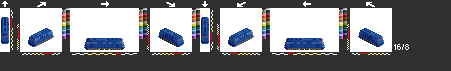
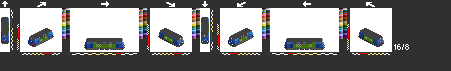
The second 451x71 image is a revision of the first. Changes to its layers:
showed "light" over [2, 35, 383, 45]
added layer "stab1" above "ttt1" over [1, 17, 383, 50]
showed "mz2" over [1, 17, 383, 50]
hid "mz1" over [1, 17, 383, 50]
